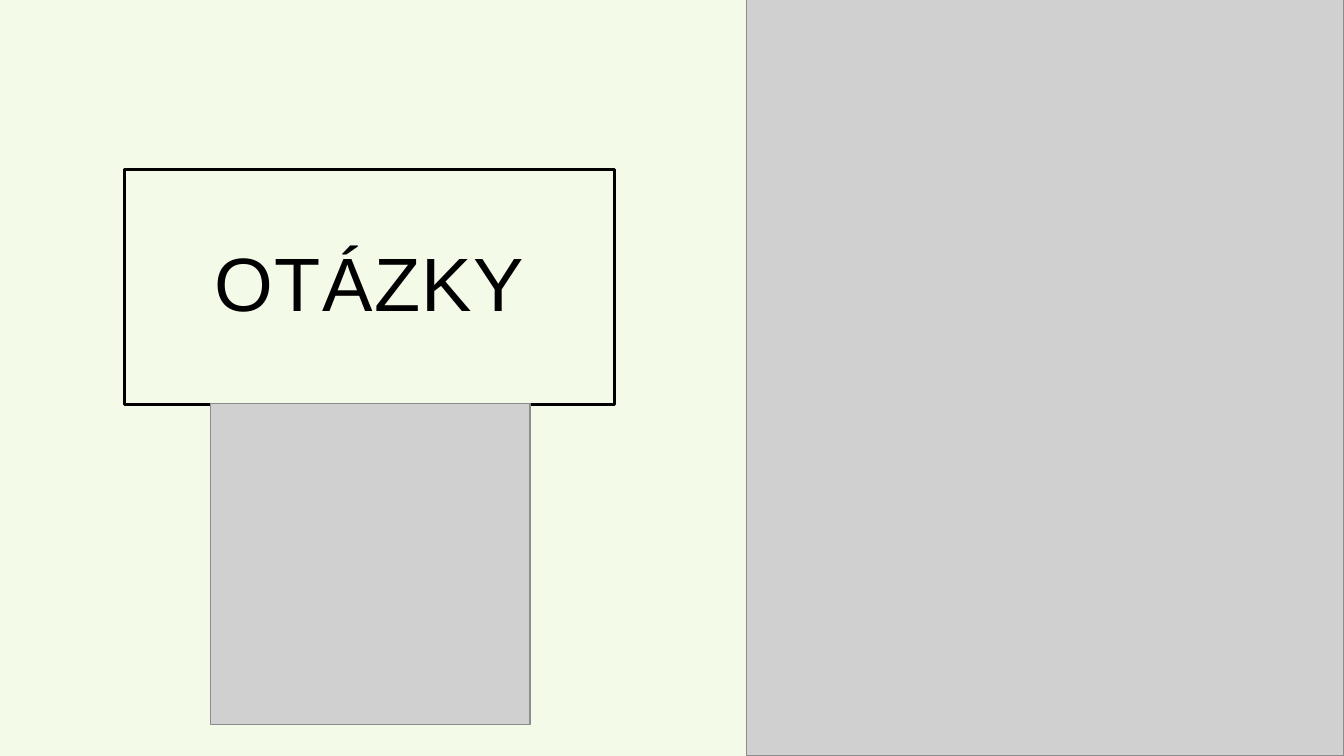
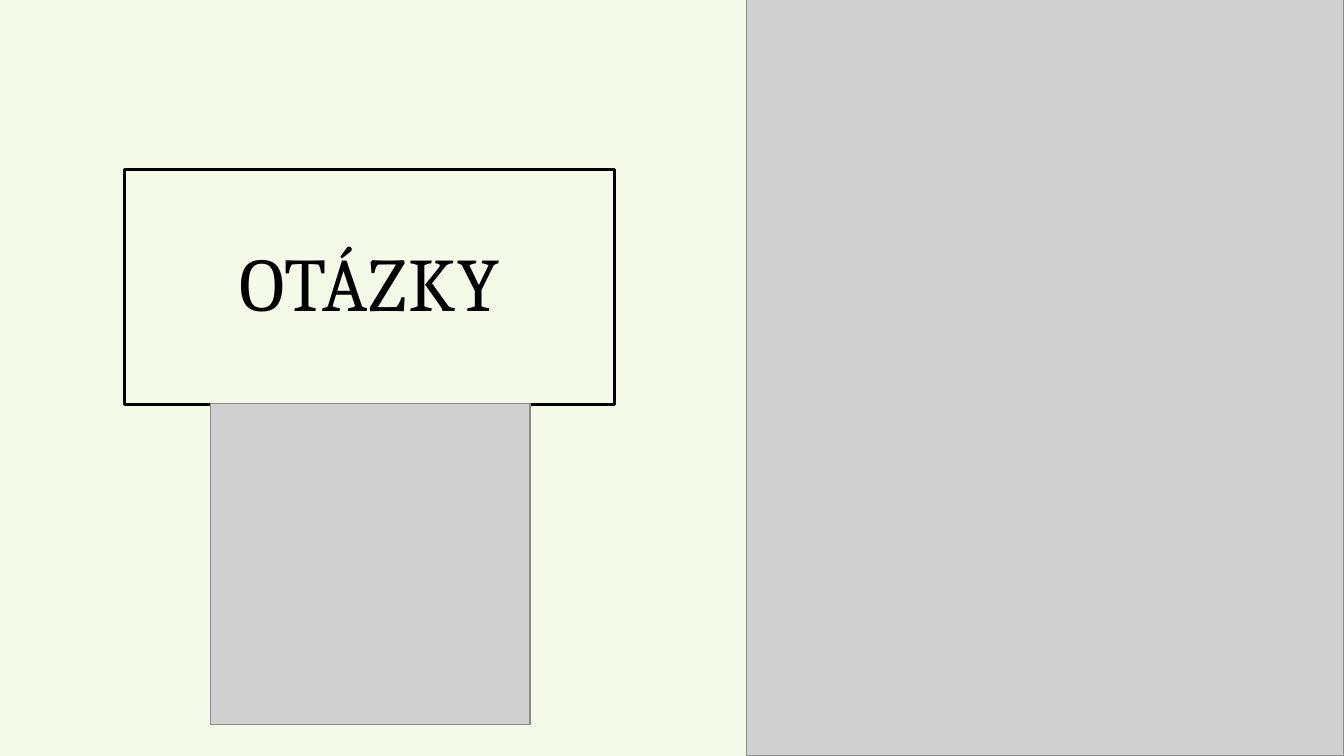
Before and after one commit to Szotkowski/Project10, a slide deck: slide 8 of Presentation.pptx (slide 5 before the commit). Drawn at 1344x756 pixels with LibreOffice and Linux fonts; fonts in the diff are those of the drawing; grey boxes stand for pictures. Boxes give left, top, right and bottom in pixels: in the first picture for what was removed or moved away, otherwise in the second. Text is boxed around its words. In the diff, an @@ line names an element or a change of style, - is before the commit and + after.

```diff
--- a/Presentation.pptx
+++ b/Presentation.pptx
@@ title "OTÁZKY" at box(125, 170, 615, 404): font Arial to Cambria @@
```
Also in this commit, not shown: 1 other slide changed, 5 slides added, 2 slides removed.
